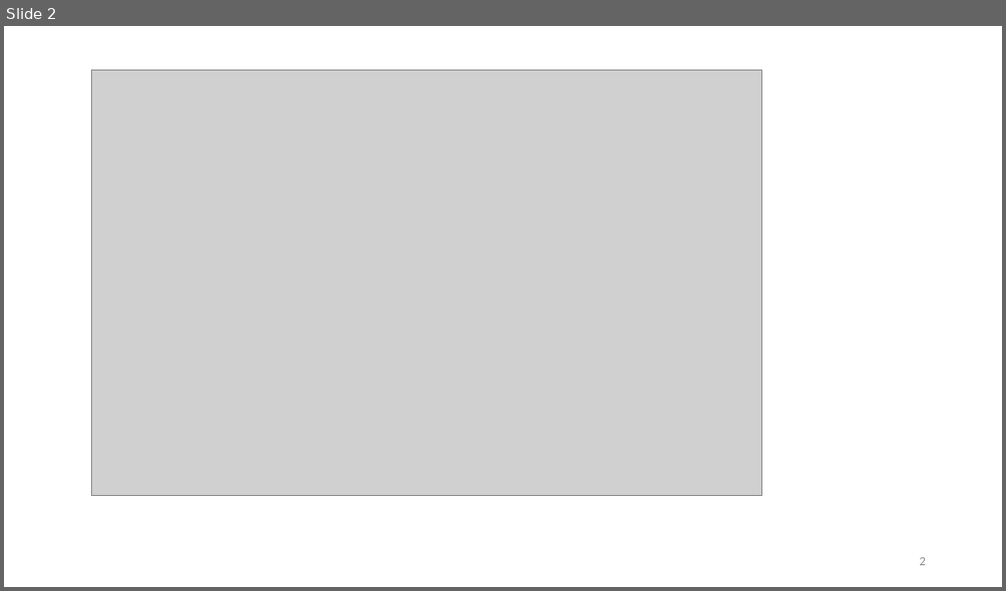
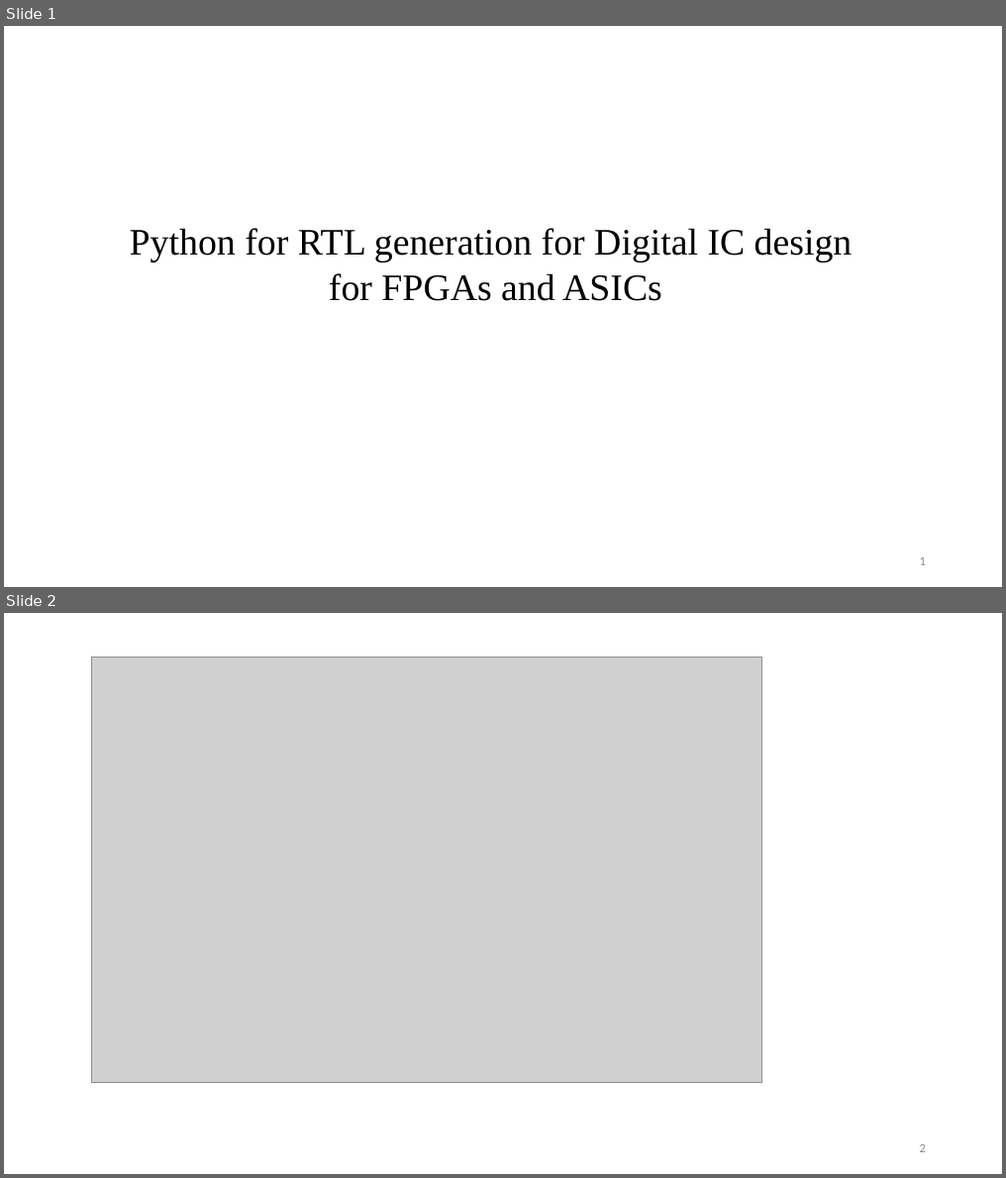
Before and after one commit to visionvlsi/Proj_HLS_phase1, a slide deck: hls_phase1.pptx. Shown one above the other, each under a label of ours: slide 2 before the commit, slides 1 and 2 after it. The pictures are 1006x591 and 1006x1178 pixels, drawn with LibreOffice and Linux fonts; fonts in the diff are those of the drawing; grey boxes stand for pictures. Boxes give left, top, right and bottom in pixels: in the first picture for what was removed or moved away, otherwise in the second. Text is boxed around its words. In the diff, an @@ line names an element or a change of style, - is before the commit and + after.

Commit message:
ppt updated

```diff
--- a/hls_phase1.pptx
+++ b/hls_phase1.pptx
@@ slide 1 added at (x1=4, y1=26, x2=1002, y2=587), background #FFFFFF @@
@@ text added at (x1=130, y1=228, x2=852, y2=301), 36 pt, text #000000 @@
+Python for RTL generation for Digital IC design
+for FPGAs and ASICs
@@ page number added at (x1=920, y1=558, x2=926, y2=566), 12 pt, text #8C8C8C @@
+1
```
Also in this commit, not shown: 1 slide removed.
